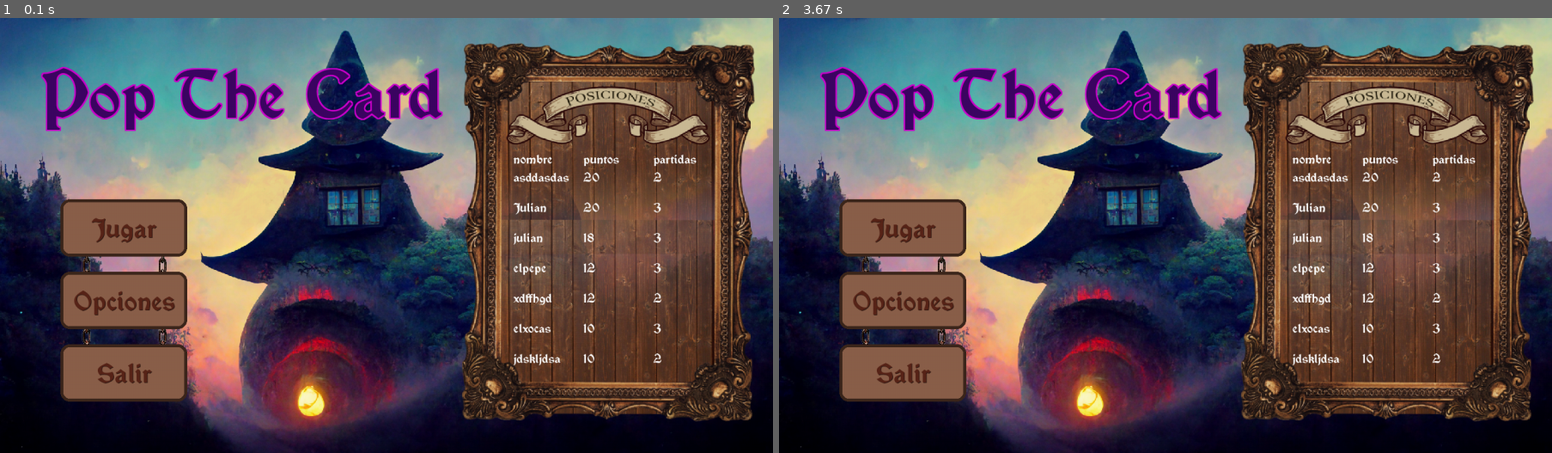
Above: before the commit, frames 1-2 (left to right).
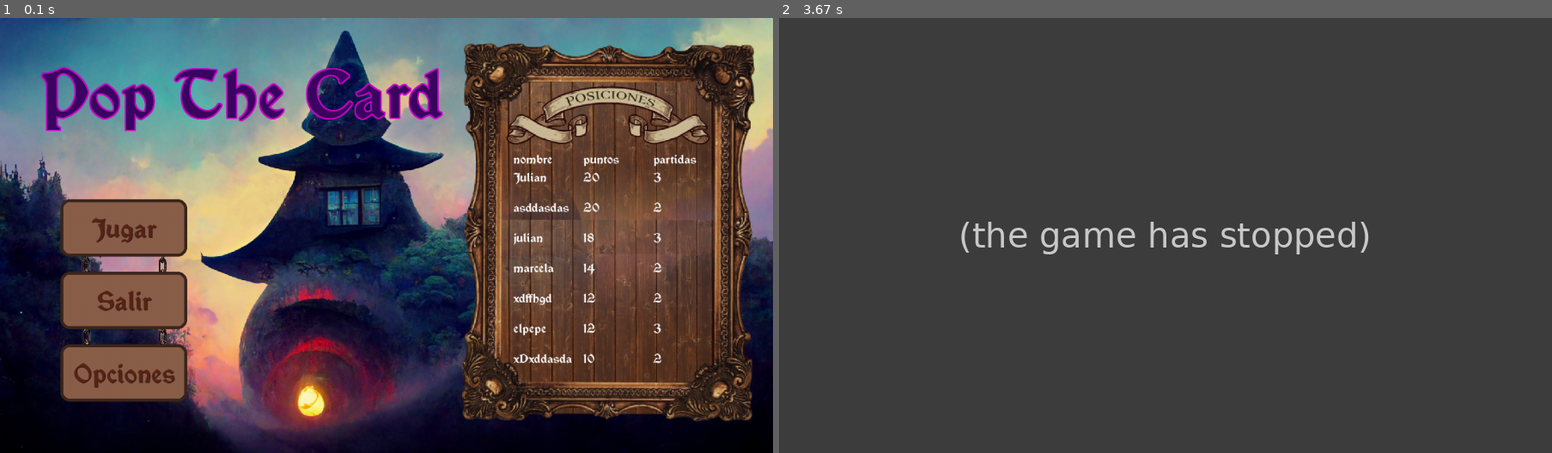
Above: after the commit, the same moments.

Repository: juliancz-a/SP_GRUPO_5_Pygame
Game: pygame game, started from code/class_game.py
Two runs of this game, one before a commit and one after it. Both use one fixed random seed, a clock stepped at 60 frames per second and the inputs below.
Inputs (mouse positions are in pixels of both pictures, inside the frame that each line leads up to):
- Up to frame 1 (0.1 s): no input
- Up to frame 2 (3.67 s): press the mouse at (1165, 265) at 0.37 s; move the mouse to (1072, 252) at 0.47 s; release the mouse at (979, 239) at 0.6 s; click "Opciones" at 1.22 s; move the mouse to (1381, 392) at 3.6 s

The runs differ from the first frame. In frame 1, 1.1% of the frame differs, in the area x 9-86%, y 35-85%; in frame 2, 96%, in the area x 0-100%, y 0-100%.
Error after the commit: TypeError: 'bool' object is not subscriptable (class_game.py line 39); the game stopped at 3.6 s (later frames are placeholders)

Commit message:
modularizacion 27/6

Diff:
--- a/code/class_box.py
+++ b/code/class_box.py
@@ -117,8 +117,8 @@
 
         return action
 
-    def draw_text(self, surface: pygame.Surface , text: str, text_color: str| tuple, font:str, font_size:int = 20,
-                border = False, shadow = False, border_thickness = 1, border_color = "black", center = False):
+    def draw_text(self, surface: pygame.Surface, text, text_color: str| tuple, font:str, font_size:int = 20,
+                outline=None, outline_thickness = 1, outline_color = "black", center = False):
 
         x,y = self.rectangulo.x, self.rectangulo.y
 
@@ -138,19 +138,19 @@
         else:
             text_rect.topleft = x,y
 
-        if border:
-            for dx in range(-border_thickness, border_thickness + 1):
-                for dy in range(-border_thickness, border_thickness + 1):
+        if outline == "border":
+            for dx in range(-outline_thickness, outline_thickness + 1):
+                for dy in range(-outline_thickness, outline_thickness + 1):
                     # No renderizar en la posición central (evitar duplicar el texto original)
                     if dx != 0 or dy != 0:
                         offset_rect = text_rect.copy()
                         offset_rect.move_ip(dx, dy)
 
-                        surface.blit(fuente.render(text, True, border_color), offset_rect)
-        elif shadow:
+                        surface.blit(fuente.render(text, True, outline_color), offset_rect)
+        elif outline == "shadow":
             offset_rect = text_rect.copy()
-            offset_rect.move_ip(border_thickness, border_thickness)
-            surface.blit(fuente.render(text, True, border_color), offset_rect)
+            offset_rect.move_ip(outline_thickness, outline_thickness)
+            surface.blit(fuente.render(text, True, outline_color), offset_rect)
 
         surface.blit(text_surface, text_rect)
 
--- a/code/class_game.py
+++ b/code/class_game.py
@@ -51,7 +51,7 @@
                 self.window = FinishMatch(game_state[1], self.surface, game_state[2], self.lista_palabras, game_state[4])
             case "scoreboard":
                 self.window = Scoreboard(game_state[1], self.surface, game_state[2] , self.lista_jugadores, game_state[4], self.lista_jugadores)
-            # case "options":
+            # case "how to play":
             #     self.window = Options(self.surface)
 
 
--- a/code/class_menu.py
+++ b/code/class_menu.py
@@ -1,4 +1,5 @@
 import pygame
+from testeo import MENU_LISTA
 from constantes import *
 from class_box import Box
 from draw_scoreboard import Scoreboard_2
@@ -13,16 +14,31 @@
         self.original_wh = wh
         self.background = MENU_BACKGROUND
 
-        self.play_button = Box(self.original_wh, (100,300), (210,95), press_sound=PRESS_SOUND)
-        self.options_button = Box(self.original_wh, (100,420), (210,95), press_sound=PRESS_SOUND)
-        self.exit_button = Box(self.original_wh, (100,540), (210,95), press_sound=PRESS_SOUND)
+        self.lista = MENU_LISTA
+
+        self.play_button = MENU_LISTA[0]["box"]
+        self.exit_button = MENU_LISTA[1]["box"]
+        self.options_button = MENU_LISTA[2]["box"]
+
+        self.buttons_list = [self.play_button, self.options_button, self.exit_button]
+
         self.chains = Box(self.original_wh, (130, 320), (150, 270), press_sound=None, image=CHAINS)
-
 
         self.title = Box((self.original_wh), (200,100), (400,50))
 
         self.music = music_file
 
+    def buttons_colors(self, button_list, list_cfg):
+        for i in range(len(button_list)):
+            button_list[i].set_color(*list_cfg[i]["colors"])
+
+    def draw_buttons(self, button_list, lista_cfg):
+        for i in range(len(button_list)):
+            button_list[i].draw_box(self.surface, *lista_cfg[i]["config"])
+
+    def draw_buttons_text(self, button_list, lista_cfg):
+        for i in range(len(button_list)):
+            button_list[i].draw_text(self.surface, *lista_cfg[i]["text"])
 
     def render(self):
         print(self.lista_jugadores)
@@ -30,9 +46,7 @@
         option = False
         exit = False
 
-        self.play_button.set_color(COLOR_BOX, BORDE_BOX, HOVER_BOX)
-        self.options_button.set_color(COLOR_BOX, BORDE_BOX, HOVER_BOX)
-        self.exit_button.set_color(COLOR_BOX, BORDE_BOX, HOVER_BOX)
+        Menu.buttons_colors(self, self.buttons_list, self.lista)
 
         self.play_button.resize(self.surface.get_size())
 
@@ -49,7 +63,7 @@
             if play:
                 return ("play", self.original_wh, 0, self.lista, 0)
             elif option:
-                return "option"
+                return "how to play"
 
             for event in pygame.event.get():
 
@@ -73,17 +87,15 @@
 
             self.chains.draw_image(self.surface)
 
-            self.exit_button.draw_box(self.surface, border_radius=15, border=True, border_width=5)
-            self.exit_button.draw_text(self.surface, "Salir", LETRAS_2, FUENTE_1, 60, shadow=True, border_thickness=1, border_color=BORDE_2, center=True)
+            Menu.draw_buttons(self, self.buttons_list, self.lista)
+            Menu.draw_buttons_text(self, self.buttons_list, self.lista)
+            # self.exit_button.draw_text(self.surface, "Salir", LETRAS_2, FUENTE_1, 60, "shadow", 1, BORDE_2, True)
 
-            self.options_button.draw_box(self.surface, border_radius=15, border=True, border_width=5)
-            self.options_button.draw_text(self.surface, "Opciones", LETRAS_2, FUENTE_1, 60, shadow=True, border_thickness=1, border_color=BORDE_2, center=True)
+            # self.options_button.draw_text(self.surface, "Opciones", LETRAS_2, FUENTE_1, 60, "shadow", 1, BORDE_2, True)
 
-            self.play_button.draw_image(self.surface)
-            self.play_button.draw_box(self.surface, border_radius=15, border=True, border_width=5)
-            self.play_button.draw_text(self.surface, "Jugar", LETRAS_2, FUENTE_1, 60, shadow=True, border_thickness=1, border_color=BORDE_2, center=True)
+            # self.play_button.draw_text(self.surface, "Jugar", LETRAS_2, FUENTE_1, 60, "shadow", 1, BORDE_2, True)
 
-            self.title.draw_text(self.surface, "Pop The Card", COLOR_LETRAS, FUENTE_1, 80, border=True, border_thickness=2, border_color=TITULO, center=True)
+            self.title.draw_text(self.surface, "Pop The Card", COLOR_LETRAS, FUENTE_1, 80, "border", 2, TITULO, True)
 
 
             scoreboard = Scoreboard_2(FUENTE_1, self.surface, self.lista_jugadores)
--- a/code/class_play.py
+++ b/code/class_play.py
@@ -16,9 +16,13 @@
 
         self.menu_button = Box(wh,(1160,650), (100,50))
         self.join_button = Box(wh, (750,420), (80,50))
-        self.comodin_button = Box(wh, (1070, 220), (100,100), press_sound=PRESS_COMODIN_SOUND, image= r"code\data\img\spell_comodin.png", image_hover=r"code\data\img\spell_comodin_hover.png")
         self.clear_button = Box(wh, (200, 200), (80, 50))
         self.shuffle_button = Box(wh, (200, 265), (80, 50))
+
+        self.buttons_list = [self.menu_button, self.join_button, self.clear_button, self.shuffle_button]
+        self.buttons_colors = ["mediumpurple4", "mediumpurple3", "mediumpurple3"]
+
+        self.comodin_button = Box(wh, (1070, 220), (100,100), press_sound=PRESS_COMODIN_SOUND, image= r"code\data\img\spell_comodin.png", image_hover=r"code\data\img\spell_comodin_hover.png")
 
         self.timer = Box(wh, (630, 410), (50,50))
         self.score = score
@@ -28,6 +32,14 @@
         self.words_matrix = None
         self.music = music_file
         self.background = PLAY_BACKGROUND_1
+
+    def buttons_colors(self, button_list):
+        for button in button_list:
+            button.set_color(*self.buttons_colors)
+
+    def draw_buttons(self, button_list):
+        for button in button_list:
+            button.draw_box(self.surface, 10, True, 5)
 
     def render(self):
         words_data = set_combination(self.lista)
@@ -37,10 +49,7 @@
 
         tiempo_inicio = pygame.time.get_ticks()
 
-        self.menu_button.set_color("red", "yellow", "grey")
-        self.join_button.set_color("mediumpurple4", "mediumpurple3", "mediumpurple3")
-        self.clear_button.set_color("mediumpurple4", "mediumpurple3", "mediumpurple3")
-        self.shuffle_button.set_color("mediumpurple4", "mediumpurple3", "mediumpurple3")
+        Play.buttons_colors(self, self.buttons_list)
 
         menu = False
         Play.set_music(self)
@@ -126,19 +135,21 @@
             draw_empty_cards(self.surface, card_list, empty_card_list)
             draw_cards(self.surface, card_list)
 
+
+            Play.draw_buttons(self, self.buttons_list)
+
             if count_select_letters(letras_seleccionadas) > 2:
-                self.join_button.draw_box(self.surface, 10, True, 5)
+                # self.join_button.draw_box(self.surface, 10, True, 5)
                 self.join_button.draw_text(self.surface, "¡Unir!", "navy", FUENTE_1, 60, center=True)
 
-            self.menu_button.draw_box(self.surface, border_radius=5, border=True, border_width=5)
-            self.menu_button.draw_text(self.surface, "Volver al menú", "white", FUENTE_1, 40, center=True)
-
-            self.clear_button.draw_box(self.surface, border_radius=5, border=True, border_width=5)
-            self.clear_button.draw_text(self.surface, "CLEAR", "white", FUENTE_1, 40, center=True)
-
-            self.shuffle_button.draw_box(self.surface, border_radius=5, border=True, border_width=5)
-            self.shuffle_button.draw_text(self.surface, "SHUFFLE", "white", FUENTE_1, 40, center=True)
-
+            # self.menu_button.draw_box(self.surface, 10, True, 5)
+            self.menu_button.draw_text(self.surface, "Volver al menú", "navy", FUENTE_1, 40, center=True)
+
+            # self.clear_button.draw_box(self.surface, 10, True, 5)
+            self.clear_button.draw_text(self.surface, "CLEAR", "navy", FUENTE_1, 50, center=True)
+
+            # self.shuffle_button.draw_box(self.surface, 10, True, 5)
+            self.shuffle_button.draw_text(self.surface, "SHUFFLE", "navy", FUENTE_1, 50, center=True)
 
             self.timer.draw_text(self.surface, str(tiempo_restante), "white", FUENTE_4, font_size=275, center=True, shadow=True, border_thickness=2)
 
--- a/code/data/config/scoreboard.csv
+++ b/code/data/config/scoreboard.csv
@@ -1,17 +1,17 @@
 nombre,puntos,partidas
+Julian,20,3
 asddasdas,20,2
-Julian,20,3
 julian,18,3
+marcela,14,2
+xdffhgd,12,2
 elpepe,12,3
-xdffhgd,12,2
+xDxddasda,10,2
+jdskljdsa,10,2
 elxocas,10,3
-jdskljdsa,10,2
-xDxddasda,10,2
+xddd,9,2
 losadasasd,9,2
-xddd,9,2
+dsadsadsad,7,2
 julian,7,2
-dsadsadsad,7,2
-popopp,4,1
+dasdasda,4,2
+dsadas,4,2
 zccas,4,2
-dsadas,4,2
-dasdasda,4,2
--- a/code/draw_scoreboard.py
+++ b/code/draw_scoreboard.py
@@ -24,17 +24,6 @@
                         header_data = self.font.render(str(self.player_list[i][key]), True, "white")
                         self.surface.blit(header_data, (value, y))
 
-            # player_name = self.font.render(player["nombre"], True, "black")
-            # player_points = self.font.render(str(player["puntos"]), True, "black")
-            # player_matches = self.font.render(str(player["partidas"]), True, "black")
-            # self.surface.blit(player_name, (x,y))
-            # x += 100
-            # self.surface.blit(player_points, (x,y))
-            # x += 100
-            # self.surface.blit(player_matches, (x,y))
-            # x = 800
-            # y += 10
-
     def draw_header (surface:pygame.Surface, header_elements:list[str], font, initial_pos:tuple) -> list:
         x = initial_pos[0]
         y = initial_pos[1]
--- a/code/test.py
+++ b/code/testeo.py
@@ -356,47 +356,97 @@
 
 # pygame.quit()
 
-import pygame
-
-# Inicializar Pygame
-pygame.init()
-
-# Configuración de la pantalla
-screen_width = 800
-screen_height = 600
-screen = pygame.display.set_mode((screen_width, screen_height))
-pygame.display.set_caption("Botones y Colisiones")
-
-# Colores
-WHITE = (255, 255, 255)
-BLUE = (0, 0, 255)
-RED = (255, 0, 0)
-
-# Definir botones como rectángulos
-button1 = pygame.Rect(100, 100, 150, 50)
-button2 = pygame.Rect(300, 300, 150, 50)
-
-# Bucle principal del juego
-running = True
-while running:
-    for event in pygame.event.get():
-        if event.type == pygame.QUIT:
-            running = False
-        elif event.type == pygame.MOUSEBUTTONDOWN:
-            if button1.collidepoint(event.pos):
-                print("Botón 1 presionado")
-            if button2.collidepoint(event.pos):
-                print("Botón 2 presionado")
-
-    # Rellenar la pantalla con un color de fondo
-    screen.fill(WHITE)
-
-    # Dibujar los botones
-    pygame.draw.rect(screen, BLUE, button1)
-    pygame.draw.rect(screen, RED, button2)
-
-    # Actualizar la pantalla
-    pygame.display.flip()
-
-# Salir de Pygame
-pygame.quit()
+# import pygame
+# import constantes
+
+# # Inicializar Pygame
+# pygame.init()
+
+# # Configuración de la pantalla
+# screen_width = 1280
+# screen_height = 720
+# screen = pygame.display.set_mode((screen_width, screen_height))
+# pygame.display.set_caption("Botones y Colisiones")
+
+# # Colores
+# WHITE = (255, 255, 255)
+# BLUE = (0, 0, 255)
+# RED = (255, 0, 0)
+
+# # Definir botones como rectángulos
+# button1 = pygame.Rect(100, 500, 150, 50)
+# button2 = pygame.Rect(300, 300, 150, 50)
+# mucho_texto = (
+# "Pop the Card es un juego de descubrir las palabras. Se te daran 6 letras, con\n"
+# "las cuales deberás formar la mayor cantidad de palabras posibles, sin repetir\nlas letras."
+# "\nLas palabras a encontrar estarán compuestas de 3, 4, 5 y 6 caracteres, y cada\n"
+# "partida durará 90 segundos, debiendo jugar por lo menos 3 partidas para\npoder guardar tu puntaje."
+# )
+
+# fuente = pygame.font.Font(r"code\data\vinque rg.otf", 36)
+
+# def render_multi_line(screen, text, x, y, font_size, color):
+#     lines = text.splitlines()
+#     for i, l in enumerate(lines):
+#         screen.blit(fuente.render(l, 0, color), (x, y + font_size * i))
+
+
+# # Bucle principal del juego
+# running = True
+# texto = False
+# while running:
+#     for event in pygame.event.get():
+#         if event.type == pygame.QUIT:
+#             running = False
+#         elif event.type == pygame.MOUSEBUTTONDOWN:
+#             if button1.collidepoint(event.pos):
+#                 print("Botón 1 presionado")
+#                 texto = True
+#             if button2.collidepoint(event.pos):
+#                 print("Botón 2 presionado")
+#                 texto = False
+
+#     # Rellenar la pantalla con un color de fondo
+#     screen.fill("aquamarine4")
+
+#     render_multi_line(screen, mucho_texto, 10, 10, 50, "black")
+
+#     # Dibujar los botones
+#     # pygame.draw.rect(screen, BLUE, button1)
+#     # pygame.draw.rect(screen, RED, button2)
+
+#     # Actualizar la pantalla
+#     pygame.display.flip()
+
+# # Salir de Pygame
+# pygame.quit()
+
+from constantes import *
+from class_box import Box
+
+
+menu_salir = {
+              "box": Box((1280, 720), (100,540), (210,95), press_sound=PRESS_SOUND),
+              "colors": [COLOR_BOX, BORDE_BOX, HOVER_BOX],
+              "config": [15, True, 5],
+              "text": ["Salir", LETRAS_2, FUENTE_1, 60, "shadow", 1, BORDE_2, True]
+              }
+
+menu_jugar = {
+              "box": Box((1280, 720), (100,300), (210,95), press_sound=PRESS_SOUND),
+              "colors": [COLOR_BOX, BORDE_BOX, HOVER_BOX],
+              "config": [15, True, 5],
+              "text": ["Jugar", LETRAS_2, FUENTE_1, 60, "shadow", 1, BORDE_2, True]
+              }
+
+menu_options = {
+              "box": Box((1280, 720), (100,420), (210,95), press_sound=PRESS_SOUND),
+              "colors": [COLOR_BOX, BORDE_BOX, HOVER_BOX],
+              "config": [15, True, 5],
+              "text": ["Opciones", LETRAS_2, FUENTE_1, 60, "shadow", 1, BORDE_2, True]
+              }
+
+
+MENU_LISTA = [menu_jugar, menu_salir, menu_options]
+
+print(menu_jugar["colors"][0], menu_jugar["colors"][1], menu_jugar["colors"][2])
